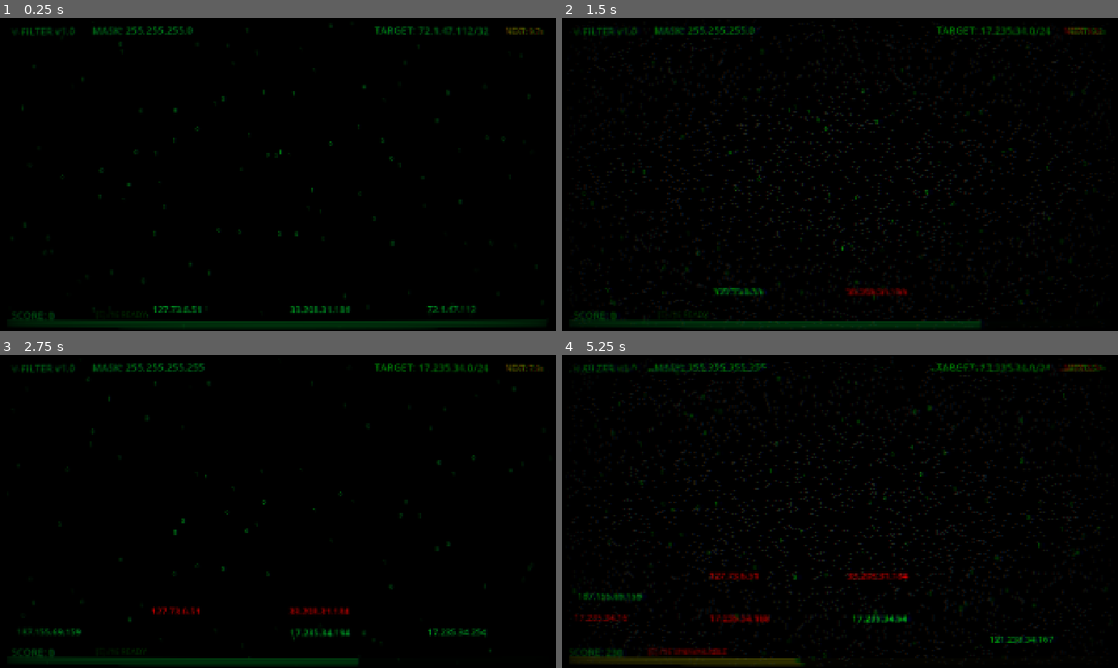
Above: before the commit, frames 1-4 (two rows, left to right).
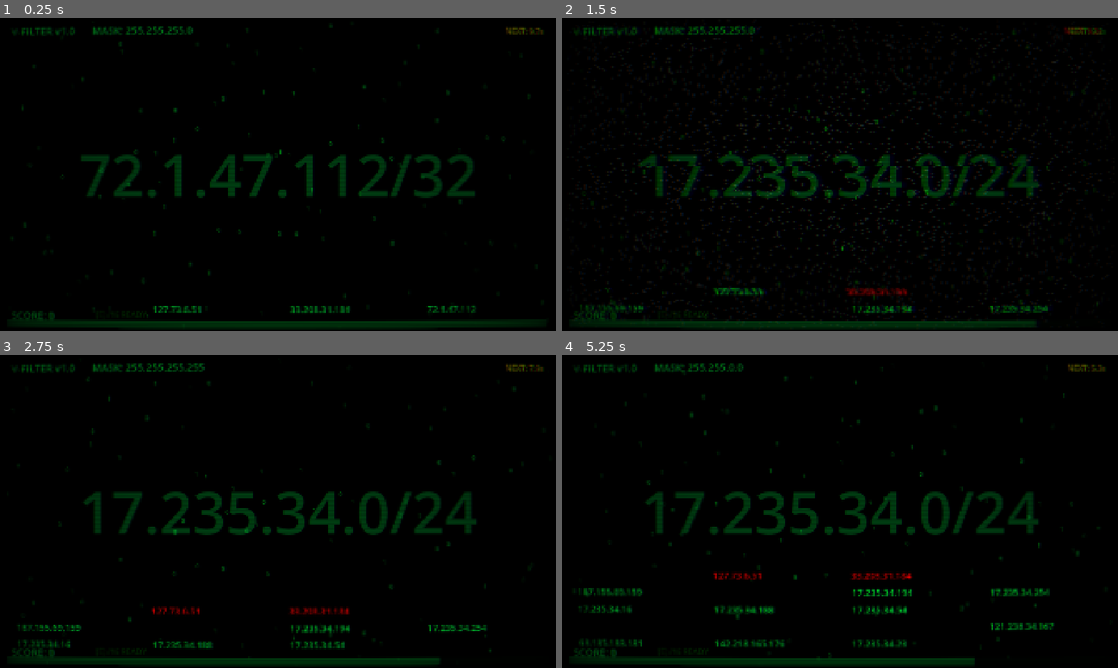
Above: after the commit, the same moments.

Repository: notlsd/v
Game: Godot game, scene res://scenes/main/main.tscn
The game is run twice, just before and just after one commit, with the same random seed, the same clock (stepped at 60 frames per second) and the same inputs.
Inputs (mouse positions are in pixels of both pictures, inside the frame that each line leads up to):
- Up to frame 1 (0.25 s): no input
- Up to frame 2 (1.5 s): move the mouse to (1051, 305) at 0.52 s; hold E (mask_16) 0.53-1.28 s; click (1051, 305) at 0.67 s; move the mouse to (906, 296) at 1.27 s; tap W (mask_24) at 1.35 s; click (906, 296) at 1.42 s
- Up to frame 3 (2.75 s): move the mouse to (211, 621) at 2.02 s; hold Q (mask_32) from 2.03 s (still down); click (211, 621) at 2.17 s
- Up to frame 4 (5.25 s): move the mouse to (1051, 633) at 2.77 s; release Q (mask_32) at 2.78 s; tap E (mask_16) at 2.85 s; click (1051, 633) at 2.92 s; move the mouse to (906, 621) at 3.52 s; hold W (mask_24) 3.53-4.28 s; click (906, 621) at 3.67 s; move the mouse to (628, 633) at 4.27 s; tap Q (mask_32) at 4.35 s; click (628, 633) at 4.42 s; move the mouse to (773, 621) at 5.02 s; hold E (mask_16) from 5.03 s (still down); click (773, 621) at 5.17 s

The runs differ from the first frame. In frame 1, 3.1% of the frame differs, in the area x 14-88%, y 2-58%; in frame 2, 4.1%; in frame 3, 4.9%; in frame 4, 9.8%, in the area x 1-98%, y 2-100%.

Commit message:
feat: Phase 4.2 节奏同步 + UI优化
🎵 节奏同步:
- BGM 自动播放（随机选曲）
- BPM 自动检测（频谱分析）
- Perfect 判定（±50ms）

🎨 UI优化:
- 全屏背景显示目标子网（半透明大字）
- 隐藏右上角 target 显示
- 难度调整（5/5/2）

🔧 修复:
- 固定行距（定时器生成）
- 音乐重命名为 bgm_track_01/02

Diff:
--- a/project_v/scripts/managers/audio_manager.gd
+++ b/project_v/scripts/managers/audio_manager.gd
@@ -1,10 +1,10 @@
 ## AudioManager
-## 音频管理器 - BGM、SFX 和程序生成音效
+## 音频管理器 - BGM、SFX、节拍检测
 extends Node
 
-## BPM 设置 (用于节拍同步)
-var bpm: float = 120.0
-var beat_duration: float = 0.5
+## 信号
+signal beat_hit()
+signal perfect_hit()
 
 ## 音频播放器
 var bgm_player: AudioStreamPlayer = null
@@ -12,10 +12,25 @@
 var generator: AudioStreamGenerator = null
 var playback: AudioStreamGeneratorPlayback = null
 
-## 信号：节拍触发
-signal beat_hit()
-
-## 节拍计时
+## 频谱分析
+var spectrum_analyzer: AudioEffectSpectrumAnalyzerInstance = null
+const BASS_FREQ_MIN = 60.0
+const BASS_FREQ_MAX = 250.0
+
+## 节拍检测
+var last_energy: float = 0.0
+var energy_history: Array[float] = []
+const ENERGY_HISTORY_SIZE = 43  # 约1秒的历史（假设60fps）
+const BEAT_THRESHOLD = 1.5  # 能量峰值阈值
+const BEAT_COOLDOWN = 0.2  # 两次节拍之间的最小间隔
+var beat_cooldown_timer: float = 0.0
+var beats_detected: Array[float] = []  # 记录最近节拍时间
+var estimated_bpm: float = 120.0
+var bgm_playing: bool = false
+
+## BPM 手动设置（备用）
+var bpm: float = 120.0
+var beat_duration: float = 0.5
 var beat_timer: float = 0.0
 var beat_count: int = 0
 
@@ -24,9 +39,12 @@
 
 
 func _ready() -> void:
+	# 创建频谱分析 Bus
+	_setup_spectrum_analyzer()
+
 	# 创建 BGM 播放器
 	bgm_player = AudioStreamPlayer.new()
-	bgm_player.bus = "Master"
+	bgm_player.bus = "BGM"
 	add_child(bgm_player)
 
 	# 创建音调生成器
@@ -50,16 +68,150 @@
 	GameManager.game_over.connect(_on_game_over)
 
 
+func _setup_spectrum_analyzer() -> void:
+	# 检查是否存在 BGM Bus，如果没有则创建
+	var bgm_bus_idx = AudioServer.get_bus_index("BGM")
+	if bgm_bus_idx == -1:
+		AudioServer.add_bus()
+		bgm_bus_idx = AudioServer.bus_count - 1
+		AudioServer.set_bus_name(bgm_bus_idx, "BGM")
+		AudioServer.set_bus_send(bgm_bus_idx, "Master")
+
+	# 添加频谱分析器效果
+	var has_analyzer = false
+	for i in range(AudioServer.get_bus_effect_count(bgm_bus_idx)):
+		if AudioServer.get_bus_effect(bgm_bus_idx, i) is AudioEffectSpectrumAnalyzer:
+			spectrum_analyzer = AudioServer.get_bus_effect_instance(bgm_bus_idx, i)
+			has_analyzer = true
+			break
+
+	if not has_analyzer:
+		var analyzer = AudioEffectSpectrumAnalyzer.new()
+		analyzer.buffer_length = 0.1
+		analyzer.fft_size = AudioEffectSpectrumAnalyzer.FFT_SIZE_1024
+		AudioServer.add_bus_effect(bgm_bus_idx, analyzer)
+		spectrum_analyzer = AudioServer.get_bus_effect_instance(bgm_bus_idx, AudioServer.get_bus_effect_count(bgm_bus_idx) - 1)
+
+
 func _process(delta: float) -> void:
-	# 节拍计时
-	beat_timer += delta
-	if beat_timer >= beat_duration:
-		beat_timer -= beat_duration
+	# 更新节拍冷却
+	if beat_cooldown_timer > 0:
+		beat_cooldown_timer -= delta
+
+	# 如果 BGM 正在播放，使用频谱分析检测节拍
+	if bgm_playing and spectrum_analyzer:
+		_detect_beat_from_spectrum()
+	else:
+		# 备用：使用固定 BPM 节拍
+		beat_timer += delta
+		if beat_timer >= beat_duration:
+			beat_timer -= beat_duration
+			beat_count += 1
+			beat_hit.emit()
+
+	# 处理音调生成
+	_process_tone_generation()
+
+
+## 检测节拍（通过低频能量）
+func _detect_beat_from_spectrum() -> void:
+	if spectrum_analyzer == null:
+		return
+
+	# 获取低频能量
+	var magnitude = spectrum_analyzer.get_magnitude_for_frequency_range(BASS_FREQ_MIN, BASS_FREQ_MAX)
+	var energy = (magnitude.x + magnitude.y) / 2.0
+
+	# 添加到历史
+	energy_history.append(energy)
+	if energy_history.size() > ENERGY_HISTORY_SIZE:
+		energy_history.pop_front()
+
+	# 计算平均能量
+	var avg_energy = 0.0
+	for e in energy_history:
+		avg_energy += e
+	avg_energy /= max(1, energy_history.size())
+
+	# 检测能量峰值
+	if energy > avg_energy * BEAT_THRESHOLD and beat_cooldown_timer <= 0:
+		beat_cooldown_timer = BEAT_COOLDOWN
 		beat_count += 1
 		beat_hit.emit()
 
-	# 处理音调生成
-	_process_tone_generation()
+		# 记录节拍时间用于 BPM 估算
+		var current_time = Time.get_ticks_msec() / 1000.0
+		beats_detected.append(current_time)
+
+		# 只保留最近 16 个节拍
+		while beats_detected.size() > 16:
+			beats_detected.pop_front()
+
+		# 估算 BPM
+		_estimate_bpm()
+
+	last_energy = energy
+
+
+## 估算 BPM
+func _estimate_bpm() -> void:
+	if beats_detected.size() < 4:
+		return
+
+	# 计算节拍间隔
+	var intervals: Array[float] = []
+	for i in range(1, beats_detected.size()):
+		intervals.append(beats_detected[i] - beats_detected[i - 1])
+
+	# 计算平均间隔
+	var avg_interval = 0.0
+	for interval in intervals:
+		avg_interval += interval
+	avg_interval /= intervals.size()
+
+	# 转换为 BPM
+	if avg_interval > 0:
+		estimated_bpm = 60.0 / avg_interval
+		# 限制在合理范围
+		estimated_bpm = clamp(estimated_bpm, 60.0, 200.0)
+
+
+## 播放背景音乐
+func play_bgm(music_path: String) -> void:
+	var stream = load(music_path)
+	if stream:
+		bgm_player.stream = stream
+		bgm_player.play()
+		bgm_playing = true
+		energy_history.clear()
+		beats_detected.clear()
+		print("[AudioManager] Playing BGM: %s" % music_path)
+	else:
+		push_error("[AudioManager] Failed to load BGM: %s" % music_path)
+
+
+## 停止背景音乐
+func stop_bgm() -> void:
+	bgm_player.stop()
+	bgm_playing = false
+
+
+## 检查是否在 Perfect 窗口内
+func is_in_beat_window(window_ms: float = 50.0) -> bool:
+	# 使用最近的节拍时间
+	if beats_detected.is_empty():
+		return false
+
+	var current_time = Time.get_ticks_msec() / 1000.0
+	var last_beat = beats_detected.back()
+	var time_since_beat = current_time - last_beat
+
+	# 估算下一个节拍时间
+	var beat_interval = 60.0 / max(60.0, estimated_bpm)
+	var time_to_next_beat = beat_interval - fmod(time_since_beat, beat_interval)
+
+	var window_sec = window_ms / 1000.0
+	return time_since_beat < window_sec or time_to_next_beat < window_sec
 
 
 func _process_tone_generation() -> void:
@@ -146,9 +298,19 @@
 	_play_tone(880.0, 0.4, 110.0)
 
 
+## 播放 Perfect 音效
+func play_perfect_sfx() -> void:
+	_play_tone(1320.0, 0.05)
+
+
 ## 信号回调
 func _on_match_success() -> void:
-	play_success_sfx()
+	# 检查是否 Perfect
+	if is_in_beat_window(50.0):
+		play_perfect_sfx()
+		perfect_hit.emit()
+	else:
+		play_success_sfx()
 
 
 func _on_match_failure() -> void:
@@ -167,6 +329,7 @@
 
 func _on_game_over(_final_score: int) -> void:
 	play_game_over_sfx()
+	stop_bgm()
 
 
 ## BPM 相关
@@ -175,8 +338,5 @@
 	beat_duration = 60.0 / bpm
 
 
-func is_in_beat_window(window_ms: float = 50.0) -> bool:
-	var window_sec = window_ms / 1000.0
-	var time_since_beat = beat_timer
-	var time_to_next_beat = beat_duration - beat_timer
-	return time_since_beat < window_sec or time_to_next_beat < window_sec
+func get_estimated_bpm() -> float:
+	return estimated_bpm
--- a/project_v/scripts/managers/game_manager.gd
+++ b/project_v/scripts/managers/game_manager.gd
@@ -42,9 +42,9 @@
 var max_combo: int = 0
 
 ## 常量
-const ALERT_DECREASE_ON_FAIL: float = 10.0
-const ALERT_INCREASE_ON_SUCCESS: float = 2.0
-const ALERT_DECAY_PER_SECOND: float = 2.0
+const ALERT_DECREASE_ON_FAIL: float = 5.0  # 失败扣血
+const ALERT_INCREASE_ON_SUCCESS: float = 5.0  # 成功回血
+const ALERT_DECAY_PER_SECOND: float = 2.0  # 自动衰减
 
 ## Combo 奖励阈值
 const COMBO_TIER_1: int = 5
--- a/project_v/scripts/managers/terminal_spawner.gd
+++ b/project_v/scripts/managers/terminal_spawner.gd
@@ -1,13 +1,19 @@
 ## TerminalSpawner
-## 终端行生成器 - 多列布局，带难度曲线
+## 终端行生成器 - 多列布局，固定间隔，带难度曲线
 extends Control
 
 const TerminalLineScene = preload("res://scenes/entities/terminal_line.tscn")
 
 ## 基础配置
-@export var base_spawn_interval: float = 1.5
+@export var base_spawn_interval: float = 1.2  # 固定生成间隔
 @export var base_scroll_speed: float = 50.0
 @export var target_ratio: float = 0.4
+
+## 音乐路径
+const BGM_TRACKS = [
+	"res://bgm_track_01.mp3",
+	"res://bgm_track_02.mp3"
+]
 
 ## 生成位置 Y
 const SPAWN_Y: float = 1000.0
@@ -21,7 +27,7 @@
 ## 难度曲线配置
 const DIFFICULTY_INCREASE_INTERVAL: float = 30.0  # 每30秒增加难度
 const SPEED_INCREASE_RATE: float = 0.1  # 每次速度增加10%
-const INTERVAL_DECREASE_RATE: float = 0.1  # 每次间隔减少10%
+const INTERVAL_DECREASE_RATE: float = 0.1  # 间隔减少率
 const MIN_SPAWN_INTERVAL: float = 0.6  # 最小生成间隔
 
 ## 运行时变量
@@ -29,7 +35,7 @@
 var column_positions: Array[float] = []
 var game_time: float = 0.0
 var current_scroll_speed: float = 50.0
-var current_spawn_interval: float = 1.5
+var current_spawn_interval: float = 1.2
 
 
 func _ready() -> void:
@@ -44,14 +50,17 @@
 		var x_pos = i * COLUMN_WIDTH + (COLUMN_WIDTH - LINE_WIDTH) / 2
 		column_positions.append(x_pos)
 
-	# 创建定时器
+	# 创建定时器（固定间隔生成）
 	spawn_timer = Timer.new()
 	spawn_timer.wait_time = current_spawn_interval
 	spawn_timer.timeout.connect(_spawn_lines)
 	add_child(spawn_timer)
 	spawn_timer.start()
 
-	print("[TerminalSpawner] Started with difficulty curve enabled")
+	# 开始播放 BGM
+	AudioManager.play_bgm(BGM_TRACKS.pick_random())
+
+	print("[TerminalSpawner] Started with fixed interval: %.1fs" % current_spawn_interval)
 
 	# 立即生成一行
 	_spawn_lines()
@@ -70,7 +79,7 @@
 	# 更新速度
 	current_scroll_speed = base_scroll_speed * difficulty_multiplier
 
-	# 更新生成间隔（反向，难度越高间隔越短）
+	# 更新生成间隔（难度越高间隔越短）
 	var new_interval = base_spawn_interval / difficulty_multiplier
 	current_spawn_interval = max(MIN_SPAWN_INTERVAL, new_interval)
 
@@ -147,3 +156,6 @@
 
 	if spawn_timer:
 		spawn_timer.wait_time = current_spawn_interval
+
+	# 重新播放 BGM
+	AudioManager.play_bgm(BGM_TRACKS.pick_random())
--- a/project_v/scripts/ui/terminal_hud.gd
+++ b/project_v/scripts/ui/terminal_hud.gd
@@ -13,6 +13,9 @@
 
 var combo_tween: Tween = null
 var target_tween: Tween = null
+var perfect_label: Label = null
+var bg_target_layer: CanvasLayer = null
+var bg_target_label: Label = null
 
 
 func _ready() -> void:
@@ -29,6 +32,15 @@
 	_on_combo_changed(0)
 	_on_mask_type_changed(24)
 
+	# 创建背景目标层
+	_create_bg_target_display()
+
+	# Perfect 标签
+	_create_perfect_label()
+
+	# 连接 Perfect 信号
+	AudioManager.perfect_hit.connect(_on_perfect_hit)
+
 
 func _process(_delta: float) -> void:
 	# 更新 /16 状态显示（始终显示）
@@ -59,6 +71,7 @@
 		header_label.text = "V-FILTER v1.0"
 	if target_label:
 		target_label.text = "TARGET: %s" % GameManager.get_target_subnet_string()
+		target_label.visible = false  # 隐藏右上角 target
 
 
 func _on_target_changed(new_target: String) -> void:
@@ -66,6 +79,11 @@
 		target_label.text = "TARGET: %s" % new_target
 		_pulse_target()
 
+	# 更新背景目标
+	if bg_target_label:
+		bg_target_label.text = new_target
+		_pulse_bg_target()
+
 
 func _pulse_target() -> void:
 	if target_label == null:
@@ -78,6 +96,17 @@
 	target_label.modulate = Color.WHITE
 	target_tween = create_tween()
 	target_tween.tween_property(target_label, "modulate", Color("#00ff41"), 0.3)
+
+
+func _pulse_bg_target() -> void:
+	if bg_target_label == null:
+		return
+
+	# 闪烁效果（使用固定值避免累积问题）
+	bg_target_label.modulate = Color(1, 1, 1, 1.5)  # 闪亮
+	var tween = create_tween()
+	tween.tween_property(bg_target_label, "modulate", Color(1, 1, 1, 1.0), 0.5)
+
 
 
 func _on_mask_type_changed(mask_type: int) -> void:
@@ -159,3 +188,76 @@
 			alert_bar.modulate = Color.YELLOW
 		else:
 			alert_bar.modulate = Color("#00ff41")
+
+
+## 创建 Perfect 标签
+func _create_perfect_label() -> void:
+	perfect_label = Label.new()
+	perfect_label.text = "PERFECT!"
+	perfect_label.horizontal_alignment = HORIZONTAL_ALIGNMENT_CENTER
+	perfect_label.vertical_alignment = VERTICAL_ALIGNMENT_CENTER
+	perfect_label.visible = false
+
+	# 样式
+	var settings = LabelSettings.new()
+	settings.font_size = 72
+	settings.font_color = Color.CYAN
+	settings.outline_size = 4
+	settings.outline_color = Color.BLACK
+	perfect_label.label_settings = settings
+
+	# 位置（屏幕中央偏上）
+	perfect_label.set_anchors_preset(Control.PRESET_CENTER_TOP)
+	perfect_label.position = Vector2(960, 200)
+	perfect_label.pivot_offset = Vector2(100, 36)
+
+	add_child(perfect_label)
+
+
+## Perfect 命中
+func _on_perfect_hit() -> void:
+	if perfect_label == null:
+		return
+
+	perfect_label.visible = true
+	perfect_label.modulate = Color.CYAN
+	perfect_label.scale = Vector2(1.5, 1.5)
+
+	var tween = create_tween()
+	tween.set_parallel(true)
+	tween.tween_property(perfect_label, "scale", Vector2(1.0, 1.0), 0.2)
+	tween.tween_property(perfect_label, "modulate:a", 0.0, 0.5).set_delay(0.2)
+	tween.chain().tween_callback(func(): perfect_label.visible = false)
+
+
+## 创建背景目标显示
+func _create_bg_target_display() -> void:
+	# 创建底层 CanvasLayer（在矩阵雨之上，终端行之下）
+	bg_target_layer = CanvasLayer.new()
+	bg_target_layer.layer = 1
+	add_child(bg_target_layer)
+
+	# 创建容器
+	var container = Control.new()
+	container.set_anchors_preset(Control.PRESET_FULL_RECT)
+	container.mouse_filter = Control.MOUSE_FILTER_IGNORE
+	bg_target_layer.add_child(container)
+
+	# 创建巨大的目标标签
+	bg_target_label = Label.new()
+	bg_target_label.text = GameManager.get_target_subnet_string()
+	bg_target_label.horizontal_alignment = HORIZONTAL_ALIGNMENT_CENTER
+	bg_target_label.vertical_alignment = VERTICAL_ALIGNMENT_CENTER
+	bg_target_label.mouse_filter = Control.MOUSE_FILTER_IGNORE
+
+	# 样式：超大字体，半透明
+	var settings = LabelSettings.new()
+	settings.font_size = 200  # 巨大字体
+	settings.font_color = Color(0, 1, 0.3, 0.25)  # 半透明绿色（更亮）
+	bg_target_label.label_settings = settings
+
+	# 全屏
+	bg_target_label.set_anchors_preset(Control.PRESET_FULL_RECT)
+
+	container.add_child(bg_target_label)
+	print("[HUD] Background target display created: %s" % bg_target_label.text)
Not shown, changed: SESSION_LOG.md
